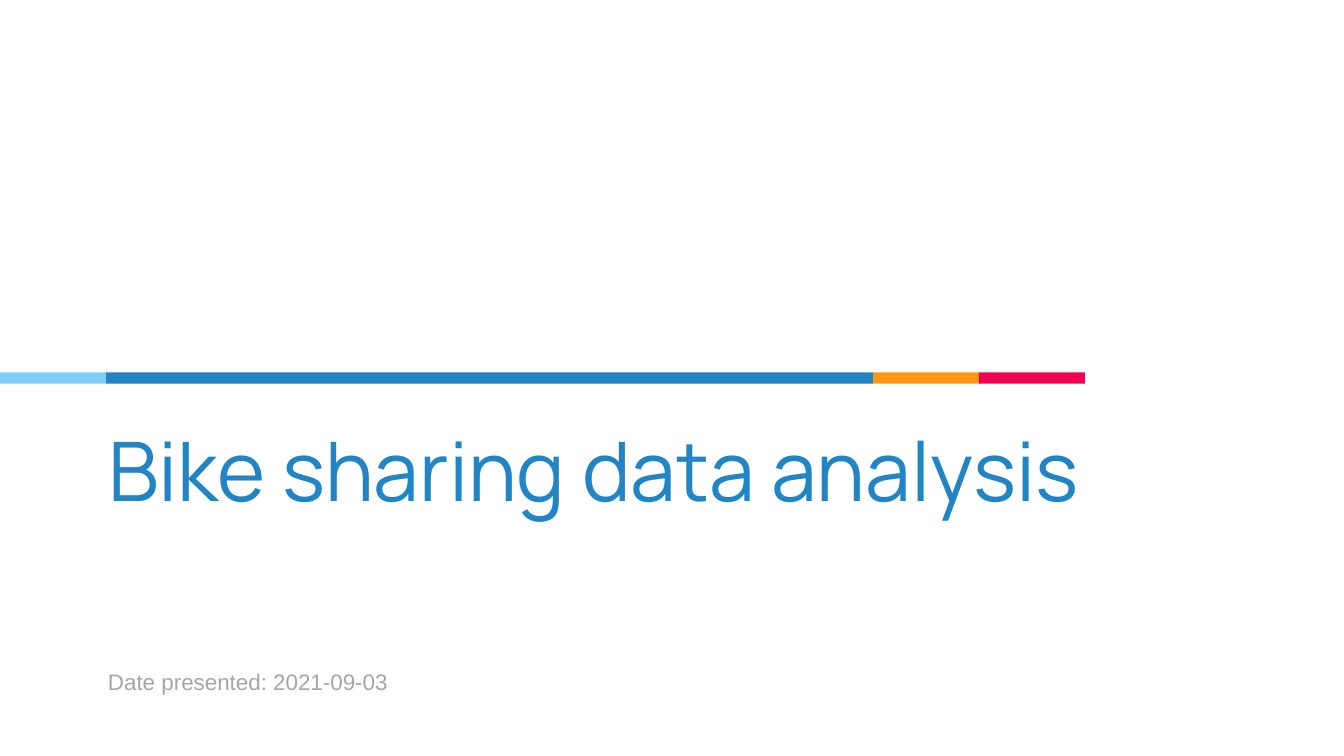
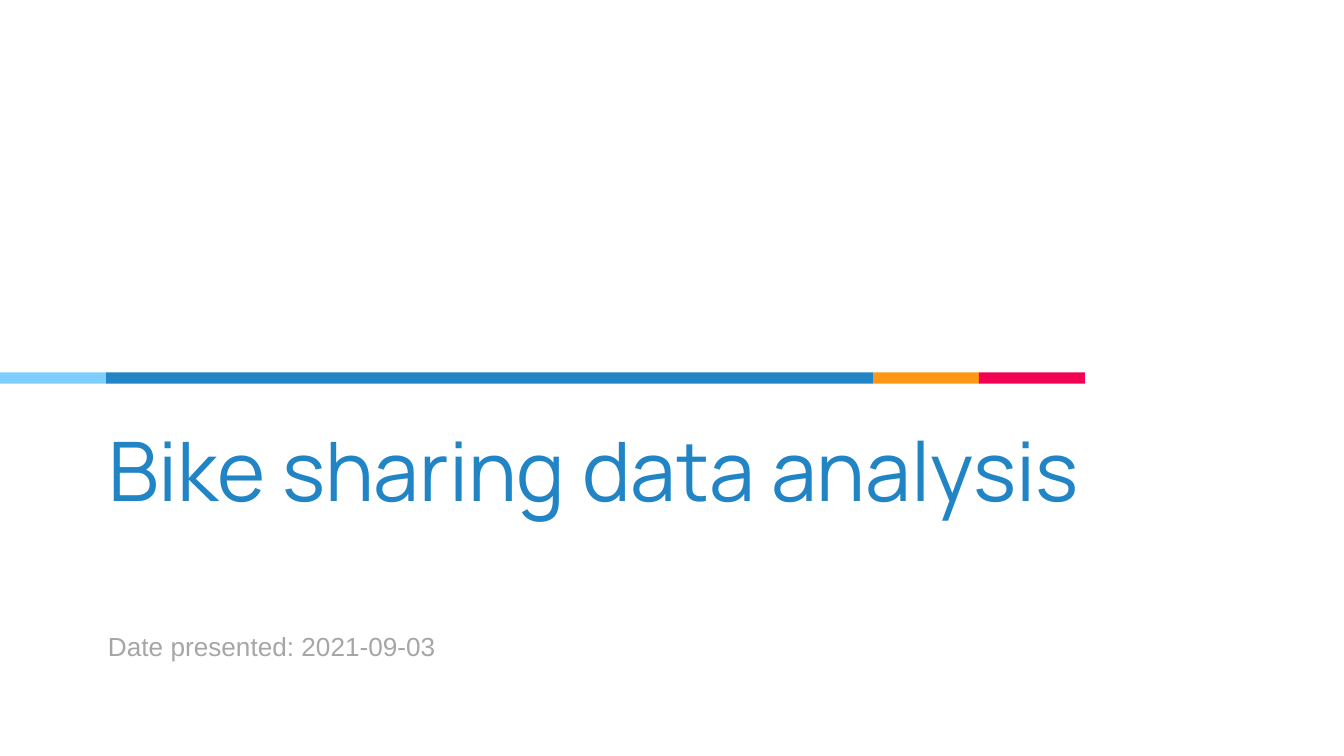
Before and after one commit to da-veed/bike_sharing_data_analysis, a slide deck: slide 1 of Presentation/Bike_sharing_Data_analysis.pptx. Drawn at 1344x756 pixels with LibreOffice and Linux fonts; fonts in the diff are those of the drawing. Boxes give left, top, right and bottom in pixels: in the first picture for what was removed or moved away, otherwise in the second. Text is boxed around its words. In the diff, an @@ line names an element or a change of style, - is before the commit and + after.

```diff
--- a/Presentation/Bike_sharing_Data_analysis.pptx
+++ b/Presentation/Bike_sharing_Data_analysis.pptx
@@ text "Date presented: 2021-09-03": place and size @@
-text "Date presented: 2021-09-03" at <box>108,674,387,695</box>
+text "Date presented: 2021-09-03" at <box>108,637,435,661</box>
@@ text "Date presented: 2021-09-03" at <box>108,637,435,661</box>: size 12 to 14 pt @@
```
Also in this commit, not shown: 4 other slides changed, 9 slides added, 1 slide removed.
